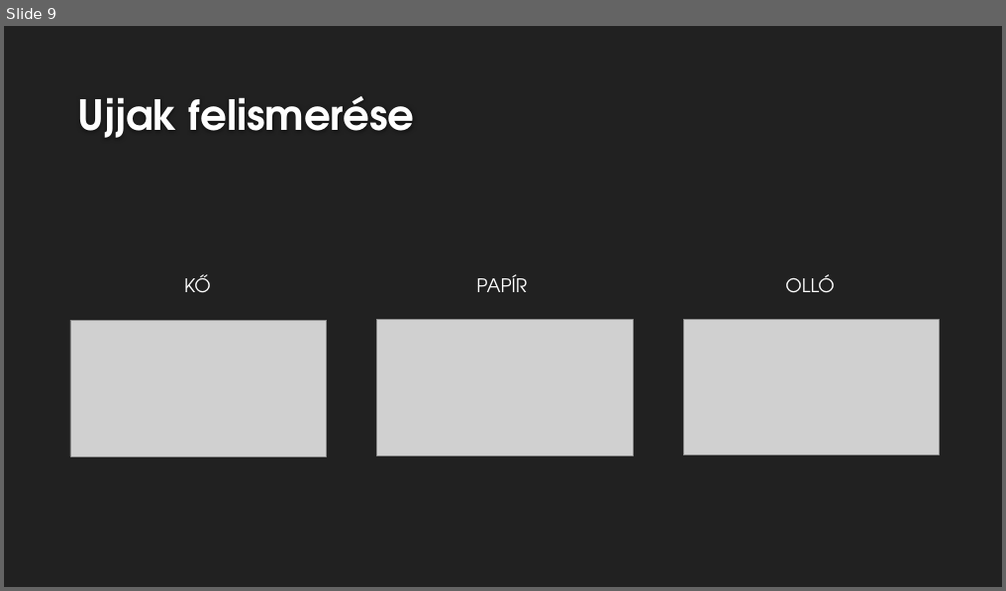
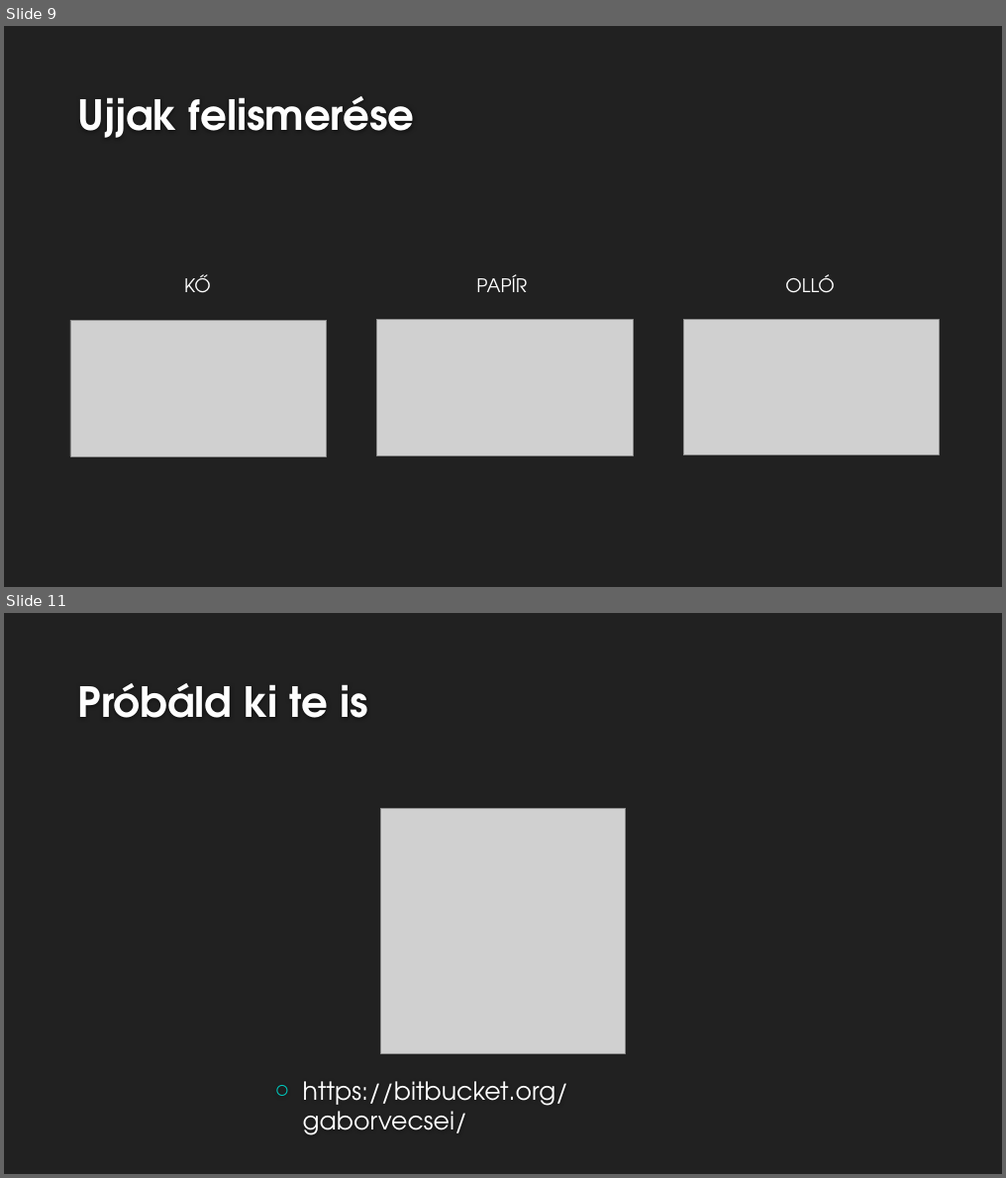
Before and after one commit to gaborvecsei/Finger-Detection, a slide deck: hand_recognition_eloadas.pptx. Shown one above the other, each under a label of ours: slide 9 before the commit, slides 9 and 11 after it; the slides between them are not shown. The pictures are 1006x591 and 1006x1178 pixels, drawn with LibreOffice and Linux fonts; fonts in the diff are those of the drawing; grey boxes stand for pictures; background and template pictures are left out. Boxes give left, top, right and bottom in pixels: in the first picture for what was removed or moved away, otherwise in the second. Text is boxed around its words. In the diff, an @@ line names an element or a change of style, - is before the commit and + after.

```diff
--- a/hand_recognition_eloadas.pptx
+++ b/hand_recognition_eloadas.pptx
@@ slide 11 added at [4, 613, 1002, 1174], background #212121 @@
@@ title added at [78, 683, 368, 718], 40 pt, text #FEFEFE, bold @@
+Próbáld ki te is
@@ picture added at [380, 808, 626, 1054] @@
@@ text added at [303, 1081, 568, 1136], 24 pt, text #FFFFFF @@
+○ https://bitbucket.org/gaborvecsei/
```
Also in this commit, not shown: 2 slides changed, 1 other slide added.
